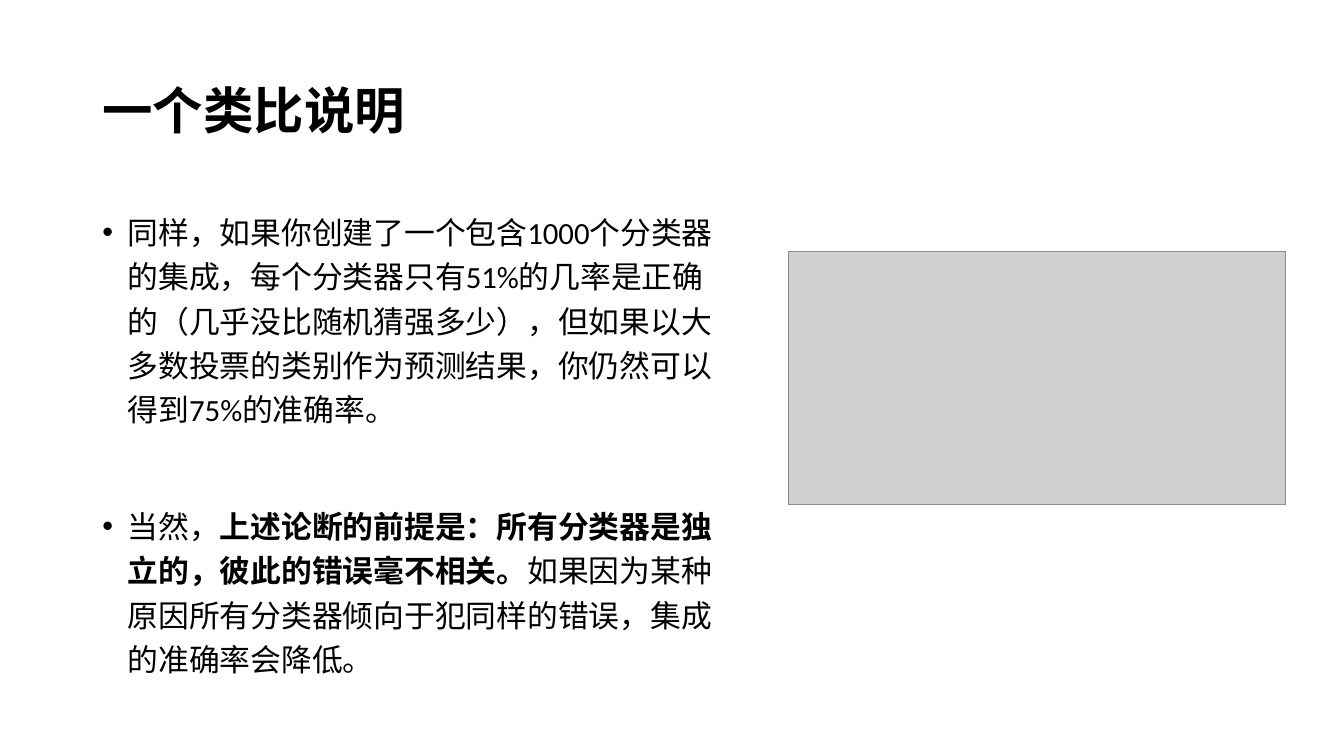
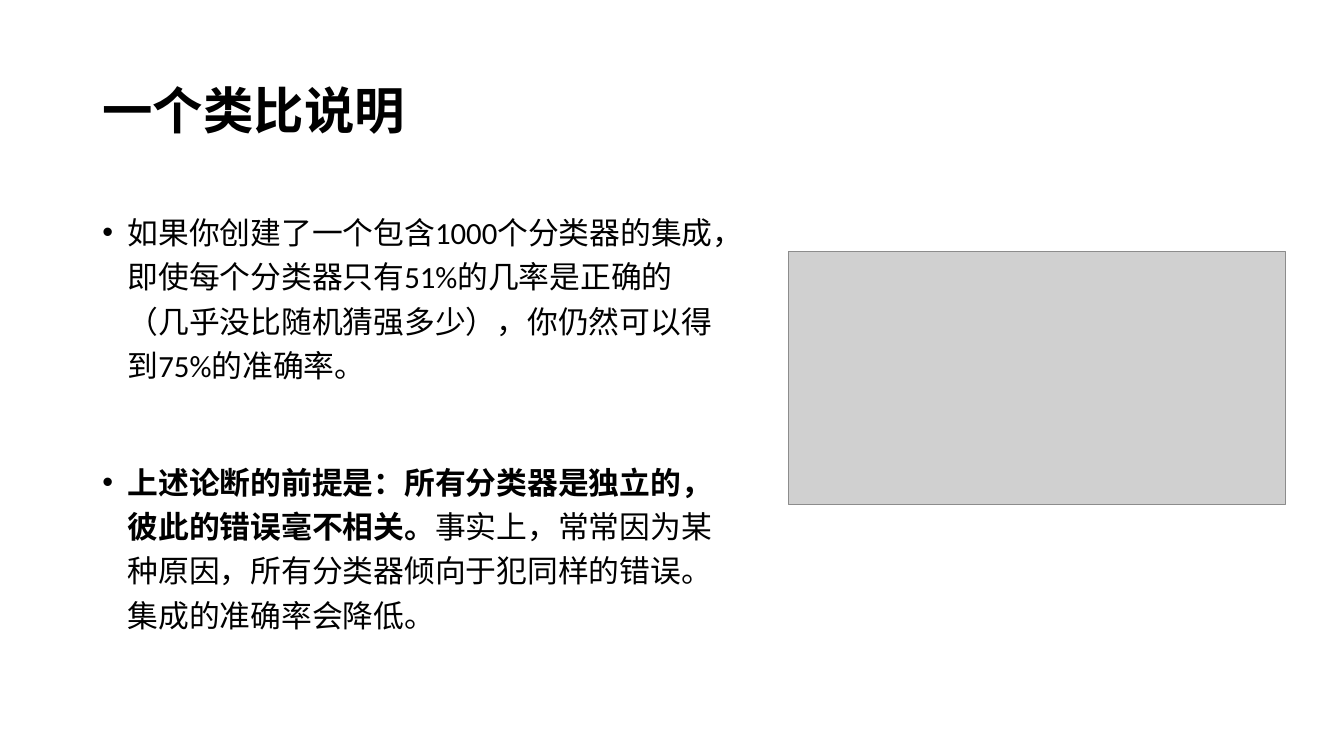
Before and after one commit to xiaodongli1986/teaching_AI, a slide deck: slide 7 of week11_ensemble.pptx. Drawn at 1344x756 pixels with LibreOffice and Linux fonts; fonts in the diff are those of the drawing; grey boxes stand for pictures. Boxes give left, top, right and bottom in pixels: in the first picture for what was removed or moved away, otherwise in the second. Text is boxed around its words. In the diff, an @@ line names an element or a change of style, - is before the commit and + after.

```diff
--- a/week11_ensemble.pptx
+++ b/week11_ensemble.pptx
@@ text at (128, 218, 744, 630): text changed @@
-• 同样，如果你创建了一个包含1000个分类器的集成，每个分类器只有51%的几率是正确的（几乎没比随机猜强多少），但如果以大多数投票的类别作为预测结果，你仍然可以得到75%的准确率。
-• 当然，上述论断的前提是：所有分类器是独立的，彼此的错误毫不相关。如果因为某种原因所有分类器倾向于犯同样的错误，集成的准确率会降低。
+• 如果你创建了一个包含1000个分类器的集成，即使每个分类器只有51%的几率是正确的（几乎没比随机猜强多少），你仍然可以得到75%的准确率。
+• 上述论断的前提是：所有分类器是独立的，彼此的错误毫不相关。事实上，常常因为某种原因，所有分类器倾向于犯同样的错误。集成的准确率会降低。
```
Also in this commit, not shown: 11 other slides changed, 3 other files.
